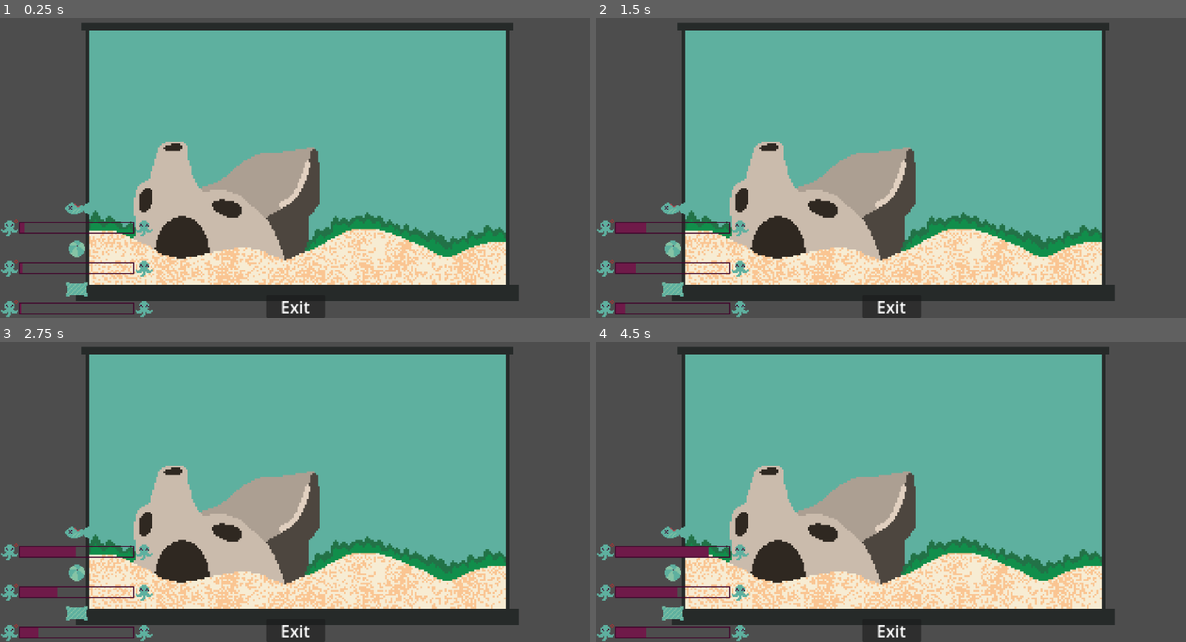
Above: before the commit, frames 1-4 (two rows, left to right).
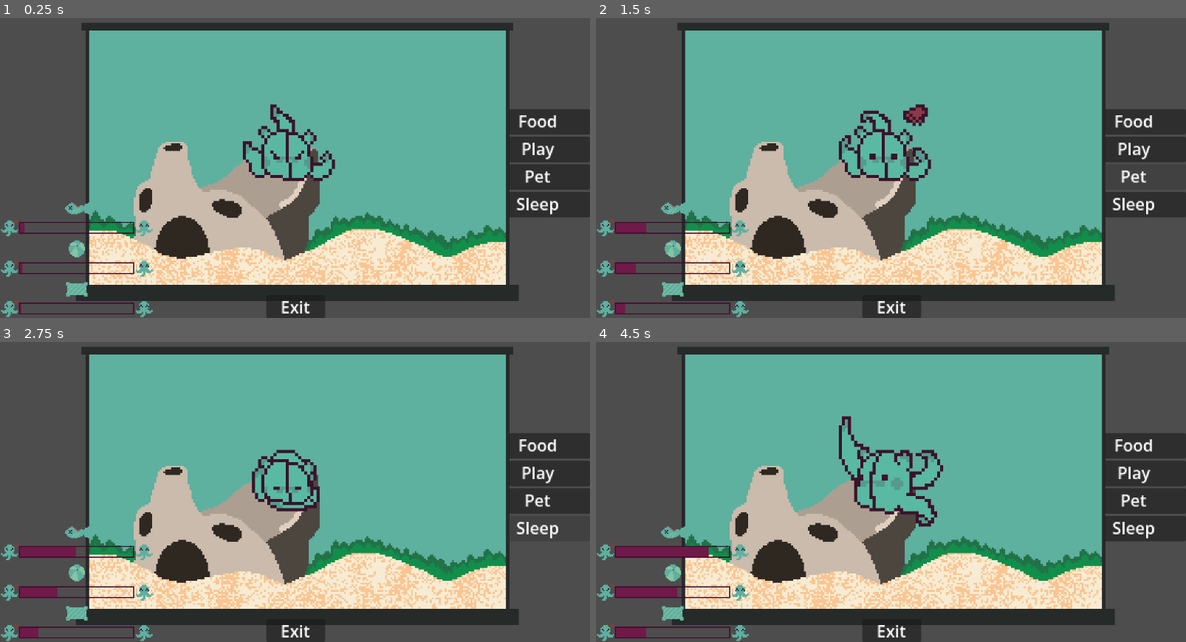
Above: after the commit, the same moments.

Repository: moliloo/comfy-jam-summer-2026
Game: Godot game, scene res://scenes/tamagotchi/tamagotchi.tscn
Two runs of this game, one before a commit and one after it. Both use one fixed random seed, a clock stepped at 60 frames per second and the inputs below. This scene is started directly instead of the project's main scene.
Inputs (mouse positions are in pixels of both pictures, inside the frame that each line leads up to):
- Up to frame 1 (0.25 s): no input
- Up to frame 2 (1.5 s): click (1144, 123) at 0.5 s, where only the run after the commit has a clickable "Food"; click (1144, 177) at 1.25 s, where only the run after the commit has a clickable "Pet"
- Up to frame 3 (2.75 s): click (548, 528) at 2 s, where only the run after the commit has a clickable "Sleep"
- Up to frame 4 (4.5 s): click (1144, 474) at 2.75 s, where only the run after the commit has a clickable "Play"; click (1144, 474) at 3.5 s, where only the run after the commit has a clickable "Play"; move the mouse to (1020, 459) at 4.27 s; hold D (move_right) from 4.28 s (still down); tap E (interact) at 4.35 s

The runs differ from the first frame. In frame 1, 6.0% of the frame differs, in the area x 41-100%, y 28-67%; in frame 2, 5.2%; in frame 3, 5.0%; in frame 4, 6.6%, in the area x 41-100%, y 24-67%.

Commit message:
add horror baby scene, import animation sprites and add buttons to interact and change baby animation

Diff:
--- /dev/null
+++ b/scenes/cute_horror/cute_horror.gd
@@ -0,0 +1,18 @@
+extends CharacterBody2D
+
+@export var sprite: AnimatedSprite2D
+@export var tamagochi: Tamagochi
+
+const SPEED = 300.0
+const JUMP_VELOCITY = -400.0
+
+var ended_animation: bool = true
+
+
+func _ready() -> void:
+	tamagochi.change_animation.connect(_play_idle_animation)
+
+
+func _play_idle_animation(animation: String):
+	if animation:
+		sprite.play(animation)
--- /dev/null
+++ b/scenes/cute_horror/cute_horror.tscn
@@ -0,0 +1,419 @@
+[gd_scene format=3 uid="uid://b83xot8c75sdg"]
+
+[ext_resource type="Script" uid="uid://c3lttoxcers8s" path="res://scenes/cute_horror/cute_horror.gd" id="1_bch6r"]
+[ext_resource type="Texture2D" uid="uid://bolcsk61er1ew" path="res://assets/cute_horror/baby_angry.png" id="1_jdoew"]
+[ext_resource type="Texture2D" uid="uid://bd3yum5vusa1c" path="res://assets/cute_horror/baby_eating.png" id="2_5offf"]
+[ext_resource type="Texture2D" uid="uid://dslfuh7e8c3f0" path="res://assets/cute_horror/baby_happy.png" id="3_57fqk"]
+[ext_resource type="Texture2D" uid="uid://vohfk2b6y2o5" path="res://assets/cute_horror/baby_idle.png" id="4_pduno"]
+[ext_resource type="Texture2D" uid="uid://chr2dshy2o22j" path="res://assets/cute_horror/baby_petting.png" id="5_vbcf1"]
+[ext_resource type="Texture2D" uid="uid://co82m0k2svdf2" path="res://assets/cute_horror/baby_playing.png" id="6_htd5y"]
+[ext_resource type="Texture2D" uid="uid://cw5udrgpgbcdm" path="res://assets/cute_horror/baby_sleeping.png" id="8_ut154"]
+
+[sub_resource type="CircleShape2D" id="CircleShape2D_jdoew"]
+radius = 74.672615
+
+[sub_resource type="AtlasTexture" id="AtlasTexture_5offf"]
+atlas = ExtResource("1_jdoew")
+region = Rect2(0, 0, 400, 400)
+
+[sub_resource type="AtlasTexture" id="AtlasTexture_57fqk"]
+atlas = ExtResource("1_jdoew")
+region = Rect2(400, 0, 400, 400)
+
+[sub_resource type="AtlasTexture" id="AtlasTexture_pduno"]
+atlas = ExtResource("1_jdoew")
+region = Rect2(800, 0, 400, 400)
+
+[sub_resource type="AtlasTexture" id="AtlasTexture_vbcf1"]
+atlas = ExtResource("1_jdoew")
+region = Rect2(1200, 0, 400, 400)
+
+[sub_resource type="AtlasTexture" id="AtlasTexture_htd5y"]
+atlas = ExtResource("1_jdoew")
+region = Rect2(1600, 0, 400, 400)
+
+[sub_resource type="AtlasTexture" id="AtlasTexture_bch6r"]
+atlas = ExtResource("2_5offf")
+region = Rect2(0, 0, 500, 500)
+
+[sub_resource type="AtlasTexture" id="AtlasTexture_ut154"]
+atlas = ExtResource("2_5offf")
+region = Rect2(500, 0, 500, 500)
+
+[sub_resource type="AtlasTexture" id="AtlasTexture_lhgyc"]
+atlas = ExtResource("2_5offf")
+region = Rect2(1000, 0, 500, 500)
+
+[sub_resource type="AtlasTexture" id="AtlasTexture_yg1fi"]
+atlas = ExtResource("2_5offf")
+region = Rect2(1500, 0, 500, 500)
+
+[sub_resource type="AtlasTexture" id="AtlasTexture_i8vdj"]
+atlas = ExtResource("2_5offf")
+region = Rect2(2000, 0, 500, 500)
+
+[sub_resource type="AtlasTexture" id="AtlasTexture_a2pig"]
+atlas = ExtResource("2_5offf")
+region = Rect2(2500, 0, 500, 500)
+
+[sub_resource type="AtlasTexture" id="AtlasTexture_od375"]
+atlas = ExtResource("2_5offf")
+region = Rect2(3000, 0, 500, 500)
+
+[sub_resource type="AtlasTexture" id="AtlasTexture_oa0cn"]
+atlas = ExtResource("2_5offf")
+region = Rect2(0, 500, 500, 500)
+
+[sub_resource type="AtlasTexture" id="AtlasTexture_o72c0"]
+atlas = ExtResource("2_5offf")
+region = Rect2(500, 500, 500, 500)
+
+[sub_resource type="AtlasTexture" id="AtlasTexture_yi10g"]
+atlas = ExtResource("2_5offf")
+region = Rect2(1000, 500, 500, 500)
+
+[sub_resource type="AtlasTexture" id="AtlasTexture_xjvjt"]
+atlas = ExtResource("2_5offf")
+region = Rect2(1500, 500, 500, 500)
+
+[sub_resource type="AtlasTexture" id="AtlasTexture_wyrbh"]
+atlas = ExtResource("3_57fqk")
+region = Rect2(0, 0, 320, 320)
+
+[sub_resource type="AtlasTexture" id="AtlasTexture_jamk4"]
+atlas = ExtResource("3_57fqk")
+region = Rect2(320, 0, 320, 320)
+
+[sub_resource type="AtlasTexture" id="AtlasTexture_88wje"]
+atlas = ExtResource("3_57fqk")
+region = Rect2(640, 0, 320, 320)
+
+[sub_resource type="AtlasTexture" id="AtlasTexture_11jhk"]
+atlas = ExtResource("3_57fqk")
+region = Rect2(960, 0, 320, 320)
+
+[sub_resource type="AtlasTexture" id="AtlasTexture_l65xx"]
+atlas = ExtResource("3_57fqk")
+region = Rect2(1280, 0, 320, 320)
+
+[sub_resource type="AtlasTexture" id="AtlasTexture_t2mkg"]
+atlas = ExtResource("3_57fqk")
+region = Rect2(1600, 0, 320, 320)
+
+[sub_resource type="AtlasTexture" id="AtlasTexture_l2246"]
+atlas = ExtResource("4_pduno")
+region = Rect2(0, 0, 320, 320)
+
+[sub_resource type="AtlasTexture" id="AtlasTexture_rute1"]
+atlas = ExtResource("4_pduno")
+region = Rect2(320, 0, 320, 320)
+
+[sub_resource type="AtlasTexture" id="AtlasTexture_rw42u"]
+atlas = ExtResource("4_pduno")
+region = Rect2(640, 0, 320, 320)
+
+[sub_resource type="AtlasTexture" id="AtlasTexture_7k6ve"]
+atlas = ExtResource("4_pduno")
+region = Rect2(960, 0, 320, 320)
+
+[sub_resource type="AtlasTexture" id="AtlasTexture_1uase"]
+atlas = ExtResource("5_vbcf1")
+region = Rect2(0, 0, 320, 320)
+
+[sub_resource type="AtlasTexture" id="AtlasTexture_vr1ln"]
+atlas = ExtResource("5_vbcf1")
+region = Rect2(320, 0, 320, 320)
+
+[sub_resource type="AtlasTexture" id="AtlasTexture_3jt4n"]
+atlas = ExtResource("5_vbcf1")
+region = Rect2(640, 0, 320, 320)
+
+[sub_resource type="AtlasTexture" id="AtlasTexture_krpxv"]
+atlas = ExtResource("5_vbcf1")
+region = Rect2(960, 0, 320, 320)
+
+[sub_resource type="AtlasTexture" id="AtlasTexture_tm41e"]
+atlas = ExtResource("5_vbcf1")
+region = Rect2(1280, 0, 320, 320)
+
+[sub_resource type="AtlasTexture" id="AtlasTexture_cat0e"]
+atlas = ExtResource("5_vbcf1")
+region = Rect2(1600, 0, 320, 320)
+
+[sub_resource type="AtlasTexture" id="AtlasTexture_1b3vd"]
+atlas = ExtResource("5_vbcf1")
+region = Rect2(1920, 0, 320, 320)
+
+[sub_resource type="AtlasTexture" id="AtlasTexture_pvp1t"]
+atlas = ExtResource("5_vbcf1")
+region = Rect2(0, 320, 320, 320)
+
+[sub_resource type="AtlasTexture" id="AtlasTexture_7cffw"]
+atlas = ExtResource("5_vbcf1")
+region = Rect2(320, 320, 320, 320)
+
+[sub_resource type="AtlasTexture" id="AtlasTexture_7hnui"]
+atlas = ExtResource("5_vbcf1")
+region = Rect2(640, 320, 320, 320)
+
+[sub_resource type="AtlasTexture" id="AtlasTexture_5mpyk"]
+atlas = ExtResource("5_vbcf1")
+region = Rect2(960, 320, 320, 320)
+
+[sub_resource type="AtlasTexture" id="AtlasTexture_2dxso"]
+atlas = ExtResource("5_vbcf1")
+region = Rect2(1280, 320, 320, 320)
+
+[sub_resource type="AtlasTexture" id="AtlasTexture_gm7uk"]
+atlas = ExtResource("5_vbcf1")
+region = Rect2(1600, 320, 320, 320)
+
+[sub_resource type="AtlasTexture" id="AtlasTexture_8m68n"]
+atlas = ExtResource("5_vbcf1")
+region = Rect2(1920, 320, 320, 320)
+
+[sub_resource type="AtlasTexture" id="AtlasTexture_iqtcc"]
+atlas = ExtResource("5_vbcf1")
+region = Rect2(0, 640, 320, 320)
+
+[sub_resource type="AtlasTexture" id="AtlasTexture_fuxoq"]
+atlas = ExtResource("5_vbcf1")
+region = Rect2(320, 640, 320, 320)
+
+[sub_resource type="AtlasTexture" id="AtlasTexture_q84fs"]
+atlas = ExtResource("5_vbcf1")
+region = Rect2(640, 640, 320, 320)
+
+[sub_resource type="AtlasTexture" id="AtlasTexture_4bwr2"]
+atlas = ExtResource("6_htd5y")
+region = Rect2(0, 0, 600, 400)
+
+[sub_resource type="AtlasTexture" id="AtlasTexture_x3xb4"]
+atlas = ExtResource("6_htd5y")
+region = Rect2(600, 0, 600, 400)
+
+[sub_resource type="AtlasTexture" id="AtlasTexture_m3yls"]
+atlas = ExtResource("6_htd5y")
+region = Rect2(1200, 0, 600, 400)
+
+[sub_resource type="AtlasTexture" id="AtlasTexture_qromv"]
+atlas = ExtResource("6_htd5y")
+region = Rect2(1800, 0, 600, 400)
+
+[sub_resource type="AtlasTexture" id="AtlasTexture_novc6"]
+atlas = ExtResource("6_htd5y")
+region = Rect2(2400, 0, 600, 400)
+
+[sub_resource type="AtlasTexture" id="AtlasTexture_bco8o"]
+atlas = ExtResource("8_ut154")
+region = Rect2(0, 0, 400, 320)
+
+[sub_resource type="AtlasTexture" id="AtlasTexture_5p5de"]
+atlas = ExtResource("8_ut154")
+region = Rect2(400, 0, 400, 320)
+
+[sub_resource type="SpriteFrames" id="SpriteFrames_n1knc"]
+animations = [{
+"frames": [{
+"duration": 1.0,
+"texture": SubResource("AtlasTexture_5offf")
+}, {
+"duration": 1.0,
+"texture": SubResource("AtlasTexture_57fqk")
+}, {
+"duration": 1.0,
+"texture": SubResource("AtlasTexture_pduno")
+}, {
+"duration": 1.0,
+"texture": SubResource("AtlasTexture_vbcf1")
+}, {
+"duration": 1.0,
+"texture": SubResource("AtlasTexture_htd5y")
+}, {
+"duration": 1.0,
+"texture": SubResource("AtlasTexture_vbcf1")
+}, {
+"duration": 1.0,
+"texture": SubResource("AtlasTexture_pduno")
+}],
+"loop": true,
+"name": &"angry",
+"speed": 5.0
+}, {
+"frames": [{
+"duration": 1.0,
+"texture": SubResource("AtlasTexture_bch6r")
+}, {
+"duration": 1.0,
+"texture": SubResource("AtlasTexture_ut154")
+}, {
+"duration": 1.0,
+"texture": SubResource("AtlasTexture_lhgyc")
+}, {
+"duration": 1.0,
+"texture": SubResource("AtlasTexture_yg1fi")
+}, {
+"duration": 1.0,
+"texture": SubResource("AtlasTexture_i8vdj")
+}, {
+"duration": 1.0,
+"texture": SubResource("AtlasTexture_a2pig")
+}, {
+"duration": 1.0,
+"texture": SubResource("AtlasTexture_od375")
+}, {
+"duration": 1.0,
+"texture": SubResource("AtlasTexture_oa0cn")
+}, {
+"duration": 1.0,
+"texture": SubResource("AtlasTexture_o72c0")
+}, {
+"duration": 1.0,
+"texture": SubResource("AtlasTexture_yi10g")
+}, {
+"duration": 1.0,
+"texture": SubResource("AtlasTexture_xjvjt")
+}],
+"loop": true,
+"name": &"eating",
+"speed": 5.0
+}, {
+"frames": [{
+"duration": 1.0,
+"texture": SubResource("AtlasTexture_wyrbh")
+}, {
+"duration": 1.0,
+"texture": SubResource("AtlasTexture_jamk4")
+}, {
+"duration": 1.0,
+"texture": SubResource("AtlasTexture_88wje")
+}, {
+"duration": 1.0,
+"texture": SubResource("AtlasTexture_11jhk")
+}, {
+"duration": 1.0,
+"texture": SubResource("AtlasTexture_l65xx")
+}, {
+"duration": 1.0,
+"texture": SubResource("AtlasTexture_t2mkg")
+}],
+"loop": true,
+"name": &"happy",
+"speed": 5.0
+}, {
+"frames": [{
+"duration": 1.0,
+"texture": SubResource("AtlasTexture_l2246")
+}, {
+"duration": 1.0,
+"texture": SubResource("AtlasTexture_rute1")
+}, {
+"duration": 1.0,
+"texture": SubResource("AtlasTexture_rw42u")
+}, {
+"duration": 1.0,
+"texture": SubResource("AtlasTexture_7k6ve")
+}],
+"loop": true,
+"name": &"idle",
+"speed": 3.0
+}, {
+"frames": [{
+"duration": 1.0,
+"texture": SubResource("AtlasTexture_1uase")
+}, {
+"duration": 1.0,
+"texture": SubResource("AtlasTexture_vr1ln")
+}, {
+"duration": 1.0,
+"texture": SubResource("AtlasTexture_3jt4n")
+}, {
+"duration": 1.0,
+"texture": SubResource("AtlasTexture_krpxv")
+}, {
+"duration": 1.0,
+"texture": SubResource("AtlasTexture_tm41e")
+}, {
+"duration": 1.0,
+"texture": SubResource("AtlasTexture_cat0e")
+}, {
+"duration": 1.0,
+"texture": SubResource("AtlasTexture_1b3vd")
+}, {
+"duration": 1.0,
+"texture": SubResource("AtlasTexture_pvp1t")
+}, {
+"duration": 1.0,
+"texture": SubResource("AtlasTexture_7cffw")
+}, {
+"duration": 1.0,
+"texture": SubResource("AtlasTexture_7hnui")
+}, {
+"duration": 1.0,
+"texture": SubResource("AtlasTexture_5mpyk")
+}, {
+"duration": 1.0,
+"texture": SubResource("AtlasTexture_2dxso")
+}, {
+"duration": 1.0,
+"texture": SubResource("AtlasTexture_gm7uk")
+}, {
+"duration": 1.0,
+"texture": SubResource("AtlasTexture_8m68n")
+}, {
+"duration": 1.0,
+"texture": SubResource("AtlasTexture_iqtcc")
+}, {
+"duration": 1.0,
+"texture": SubResource("AtlasTexture_fuxoq")
+}, {
+"duration": 1.0,
+"texture": SubResource("AtlasTexture_q84fs")
+}],
+"loop": true,
+"name": &"petting",
+"speed": 5.0
+}, {
+"frames": [{
+"duration": 1.0,
+"texture": SubResource("AtlasTexture_4bwr2")
+}, {
+"duration": 1.0,
+"texture": SubResource("AtlasTexture_x3xb4")
+}, {
+"duration": 1.0,
+"texture": SubResource("AtlasTexture_m3yls")
+}, {
+"duration": 1.0,
+"texture": SubResource("AtlasTexture_qromv")
+}, {
+"duration": 1.0,
+"texture": SubResource("AtlasTexture_novc6")
+}],
+"loop": true,
+"name": &"playing",
+"speed": 5.0
+}, {
+"frames": [{
+"duration": 1.0,
+"texture": SubResource("AtlasTexture_bco8o")
+}, {
+"duration": 1.0,
+"texture": SubResource("AtlasTexture_5p5de")
+}],
+"loop": true,
+"name": &"sleeping",
+"speed": 1.0
+}]
+
+[node name="CuteHorror" type="CharacterBody2D" unique_id=1194576538 node_paths=PackedStringArray("sprite")]
+script = ExtResource("1_bch6r")
+sprite = NodePath("AnimatedSprite2D")
+
+[node name="CollisionShape2D" type="CollisionShape2D" parent="." unique_id=930094664]
+shape = SubResource("CircleShape2D_jdoew")
+
+[node name="AnimatedSprite2D" type="AnimatedSprite2D" parent="." unique_id=1002193526]
+scale = Vector2(0.3, 0.3)
+sprite_frames = SubResource("SpriteFrames_n1knc")
+animation = &"playing"
--- a/scenes/tamagotchi/tamagotchi.gd
+++ b/scenes/tamagotchi/tamagotchi.gd
@@ -1,5 +1,7 @@
 extends Node2D
 class_name Tamagochi
+
+signal change_animation(animation: String)
 
 @export var food_bar: TextureProgressBar
 @export var fun_bar: TextureProgressBar
@@ -12,8 +14,11 @@
 var max_fun := 100
 var max_comfy := 100
 
+var is_pet_in_animation: bool = false
+
 func _ready() -> void:
 	update_progress_bar()
+	_check_idle_animation()
 
 func _on_button_pressed() -> void:
 	get_tree().change_scene_to_file("res://scenes/temporary/temporary.tscn");
@@ -28,6 +33,12 @@
 	update_progress_bar()
 #endregion
 
+func _check_idle_animation():
+	if food_bar.value < 40 or fun_bar.value < 40 or comfy_bar.value < 40:
+		change_animation.emit('angry')
+	else:
+		change_animation.emit('idle')
+
 func update_stats(_food,_fun,_comfy): # call this function on interactions
 	food = clamp(food + _food, 0, max_food)
 	fun =  clamp(fun + _fun, 0, max_fun)
@@ -38,3 +49,19 @@
 	food_bar.value = food/max_food * 100
 	fun_bar.value = fun/max_fun * 100
 	comfy_bar.value = comfy/max_comfy * 100
+
+
+func _on_food_pressed() -> void:
+	change_animation.emit('eating')
+
+
+func _on_play_pressed() -> void:
+	change_animation.emit('playing')
+
+
+func _on_pet_pressed() -> void:
+	change_animation.emit('petting')
+
+
+func _on_sleep_pressed() -> void:
+	change_animation.emit('sleeping')
--- a/scenes/tamagotchi/tamagotchi.tscn
+++ b/scenes/tamagotchi/tamagotchi.tscn
@@ -7,6 +7,7 @@
 [ext_resource type="Texture2D" uid="uid://domdcouefu8uj" path="res://assets/ui/uibar.png" id="4_lw85q"]
 [ext_resource type="Texture2D" uid="uid://yhv5oy3qrvfp" path="res://assets/ui/ui_funBar.png" id="5_wgfew"]
 [ext_resource type="Texture2D" uid="uid://2pnltcwwijb" path="res://assets/ui/ui_comfyBar.png" id="6_q0dh5"]
+[ext_resource type="PackedScene" uid="uid://b83xot8c75sdg" path="res://scenes/cute_horror/cute_horror.tscn" id="8_q0dh5"]
 
 [node name="Tamagochi" type="Node2D" unique_id=548957400 node_paths=PackedStringArray("food_bar", "fun_bar", "comfy_bar")]
 script = ExtResource("1_a85fx")
@@ -104,6 +105,79 @@
 text = "Exit"
 horizontal_alignment = 1
 
+[node name="LayerLeftSide" type="CanvasLayer" parent="." unique_id=854078910]
+
+[node name="Control" type="Control" parent="LayerLeftSide" unique_id=1398308356]
+layout_mode = 3
+anchors_preset = 11
+anchor_left = 1.0
+anchor_right = 1.0
+anchor_bottom = 1.0
+offset_left = -137.0
+grow_horizontal = 0
+grow_vertical = 2
+
+[node name="VBoxContainer" type="VBoxContainer" parent="LayerLeftSide/Control" unique_id=794692729]
+layout_mode = 1
+anchors_preset = 6
+anchor_left = 1.0
+anchor_top = 0.5
+anchor_right = 1.0
+anchor_bottom = 0.5
+offset_left = -158.0
+offset_top = -79.0
+offset_bottom = 121.0
+grow_horizontal = 0
+grow_vertical = 2
+
+[node name="Food" type="Button" parent="LayerLeftSide/Control/VBoxContainer" unique_id=1344486715]
+custom_minimum_size = Vector2(0, 50)
+layout_mode = 2
+
+[node name="Label" type="Label" parent="LayerLeftSide/Control/VBoxContainer/Food" unique_id=1549911761]
+layout_mode = 0
+offset_right = 57.0
+offset_bottom = 23.0
+scale = Vector2(2, 2)
+text = "Food"
+horizontal_alignment = 1
+
+[node name="Play" type="Button" parent="LayerLeftSide/Control/VBoxContainer" unique_id=832781250]
+custom_minimum_size = Vector2(0, 50)
+layout_mode = 2
+
+[node name="Label" type="Label" parent="LayerLeftSide/Control/VBoxContainer/Play" unique_id=1077871763]
+layout_mode = 0
+offset_right = 57.0
+offset_bottom = 23.0
+scale = Vector2(2, 2)
+text = "Play"
+horizontal_alignment = 1
+
+[node name="Pet" type="Button" parent="LayerLeftSide/Control/VBoxContainer" unique_id=1026663262]
+custom_minimum_size = Vector2(0, 50)
+layout_mode = 2
+
+[node name="Label" type="Label" parent="LayerLeftSide/Control/VBoxContainer/Pet" unique_id=682661566]
+layout_mode = 0
+offset_right = 57.0
+offset_bottom = 23.0
+scale = Vector2(2, 2)
+text = "Pet"
+horizontal_alignment = 1
+
+[node name="Sleep" type="Button" parent="LayerLeftSide/Control/VBoxContainer" unique_id=203073633]
+custom_minimum_size = Vector2(0, 50)
+layout_mode = 2
+
+[node name="Label" type="Label" parent="LayerLeftSide/Control/VBoxContainer/Sleep" unique_id=2070574012]
+layout_mode = 0
+offset_right = 57.0
+offset_bottom = 23.0
+scale = Vector2(2, 2)
+text = "Sleep"
+horizontal_alignment = 1
+
 [node name="RandomActivity" type="Node" parent="." unique_id=2053293737]
 
 [node name="bubbles" type="Node2D" parent="RandomActivity" unique_id=801334849]
@@ -115,4 +189,13 @@
 [node name="bubbles_destroy2" type="Node2D" parent="RandomActivity" unique_id=139954188]
 position = Vector2(968, 573)
 
+[node name="CuteHorror" parent="." unique_id=1194576538 node_paths=PackedStringArray("tamagochi") instance=ExtResource("8_q0dh5")]
+position = Vector2(564, 322)
+scale = Vector2(2, 2)
+tamagochi = NodePath("..")
+
 [connection signal="pressed" from="LayerFront/Button" to="." method="_on_button_pressed"]
+[connection signal="pressed" from="LayerLeftSide/Control/VBoxContainer/Food" to="." method="_on_food_pressed"]
+[connection signal="pressed" from="LayerLeftSide/Control/VBoxContainer/Play" to="." method="_on_play_pressed"]
+[connection signal="pressed" from="LayerLeftSide/Control/VBoxContainer/Pet" to="." method="_on_pet_pressed"]
+[connection signal="pressed" from="LayerLeftSide/Control/VBoxContainer/Sleep" to="." method="_on_sleep_pressed"]
Binary file added: assets/cute_horror/baby_angry.png
Not shown, added: assets/cute_horror/baby_angry.png.import
Binary file added: assets/cute_horror/baby_eating.png
Not shown, changed: assets/cute_horror/baby_eating.png.import
Binary file added: assets/cute_horror/baby_happy.png
Not shown, added: assets/cute_horror/baby_happy.png.import
Binary file added: assets/cute_horror/baby_idle.png
Not shown, added: assets/cute_horror/baby_idle.png.import
Binary file added: assets/cute_horror/baby_petting.png
Not shown, added: assets/cute_horror/baby_petting.png.import
Binary file added: assets/cute_horror/baby_playing.png
Not shown, added: assets/cute_horror/baby_playing.png.import
(and 6 more such lines)
